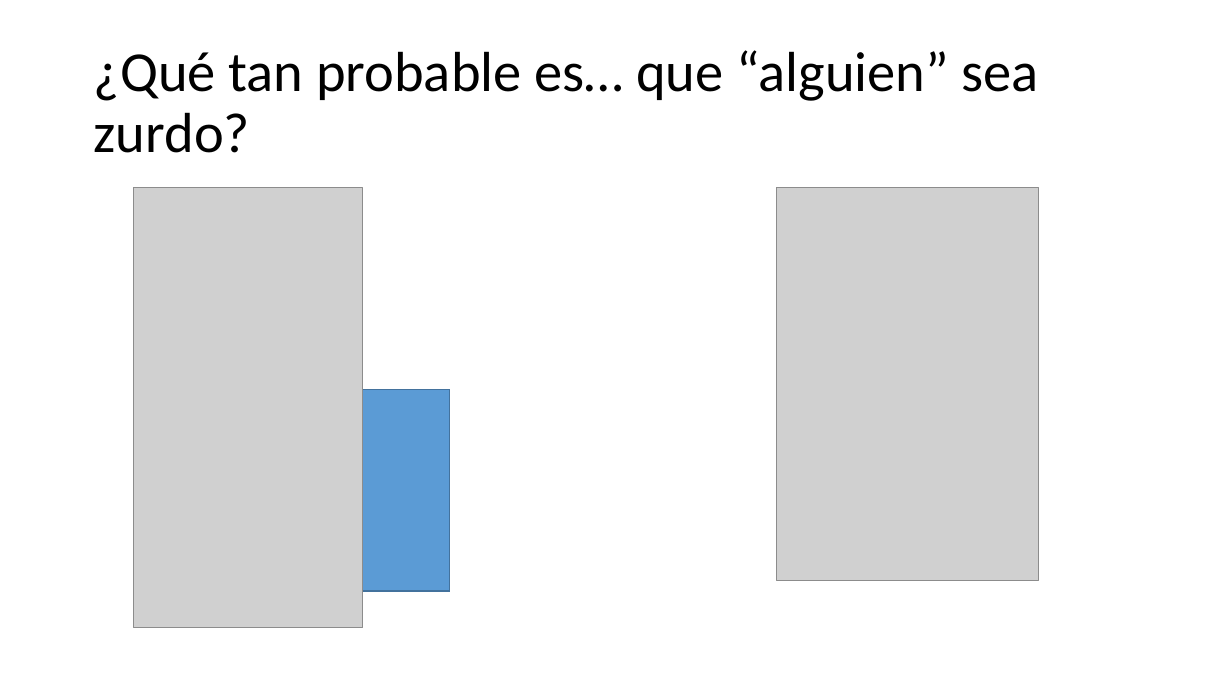
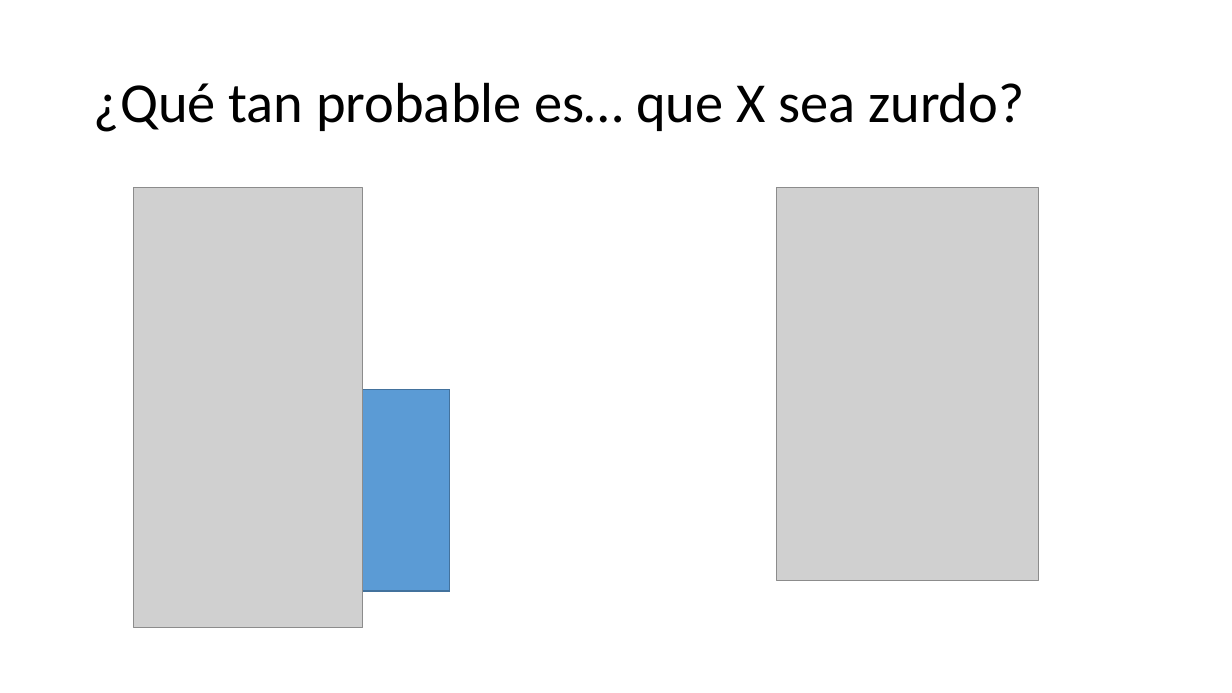
Before and after one commit to Adrifelcha/afchavez-019, a slide deck: slide 32 of JeanPiaget/2019-2020/Cuarentena/Sexto - Clases Remotas/AMC2020_InferenciaProbabilistica-1.pptx (slide 16 before the commit). Drawn at 1232x693 pixels with LibreOffice and Linux fonts; fonts in the diff are those of the drawing; grey boxes stand for pictures. Boxes give left, top, right and bottom in pixels: in the first picture for what was removed or moved away, otherwise in the second. Text is boxed around its words. In the diff, an @@ line names an element or a change of style, - is before the commit and + after.

```diff
--- a/JeanPiaget/2019-2020/Cuarentena/Sexto - Clases Remotas/AMC2020_InferenciaProbabilistica-1.pptx
+++ b/JeanPiaget/2019-2020/Cuarentena/Sexto - Clases Remotas/AMC2020_InferenciaProbabilistica-1.pptx
@@ title at (x1=94, y1=82, x2=1024, y2=132): text changed @@
-¿Qué tan probable es… que “alguien” sea zurdo?
+¿Qué tan probable es… que X sea zurdo?
```
Also in this commit, not shown: 12 other slides changed, 69 slides added, 8 slides removed, 16 other files.
